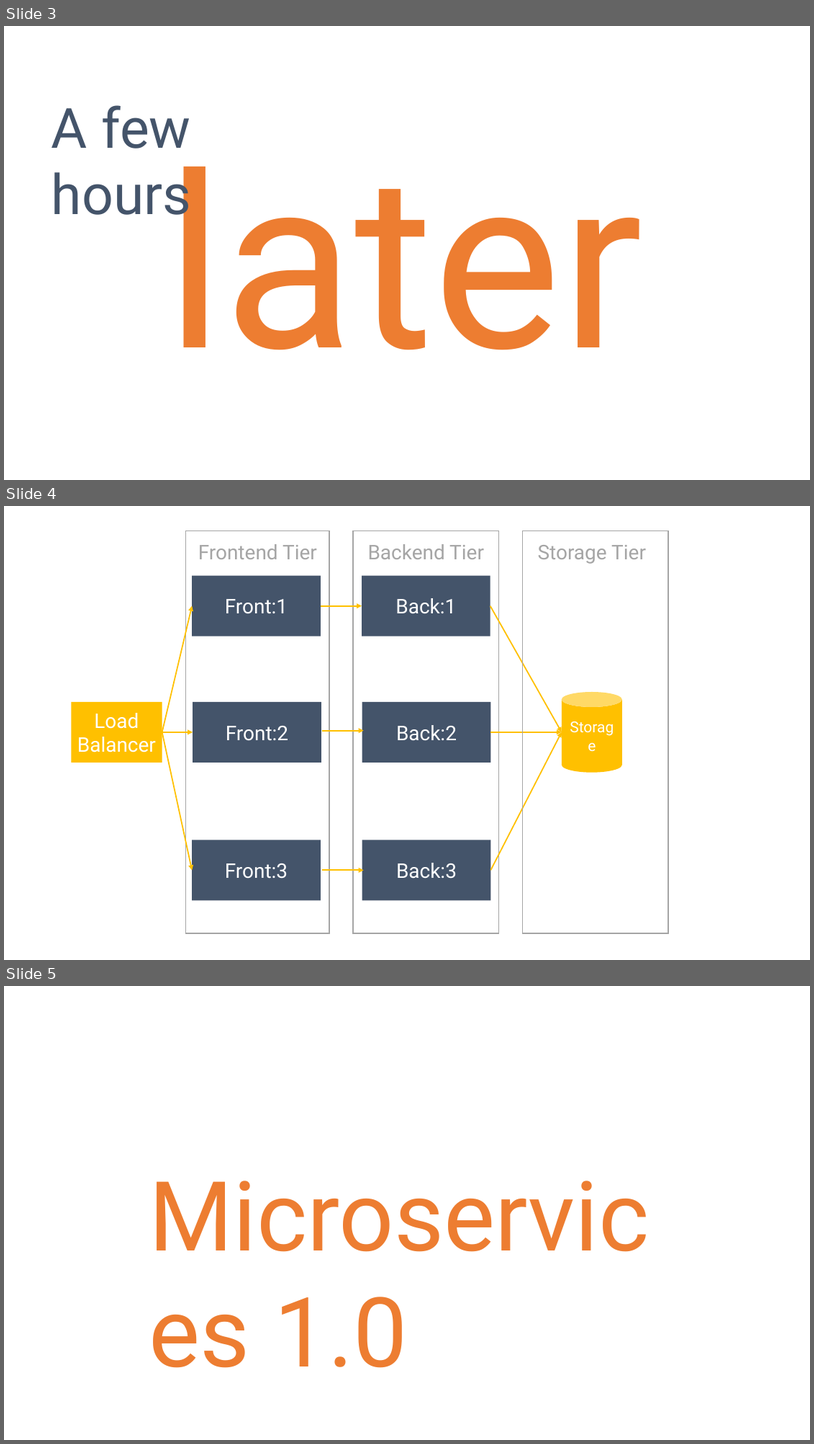
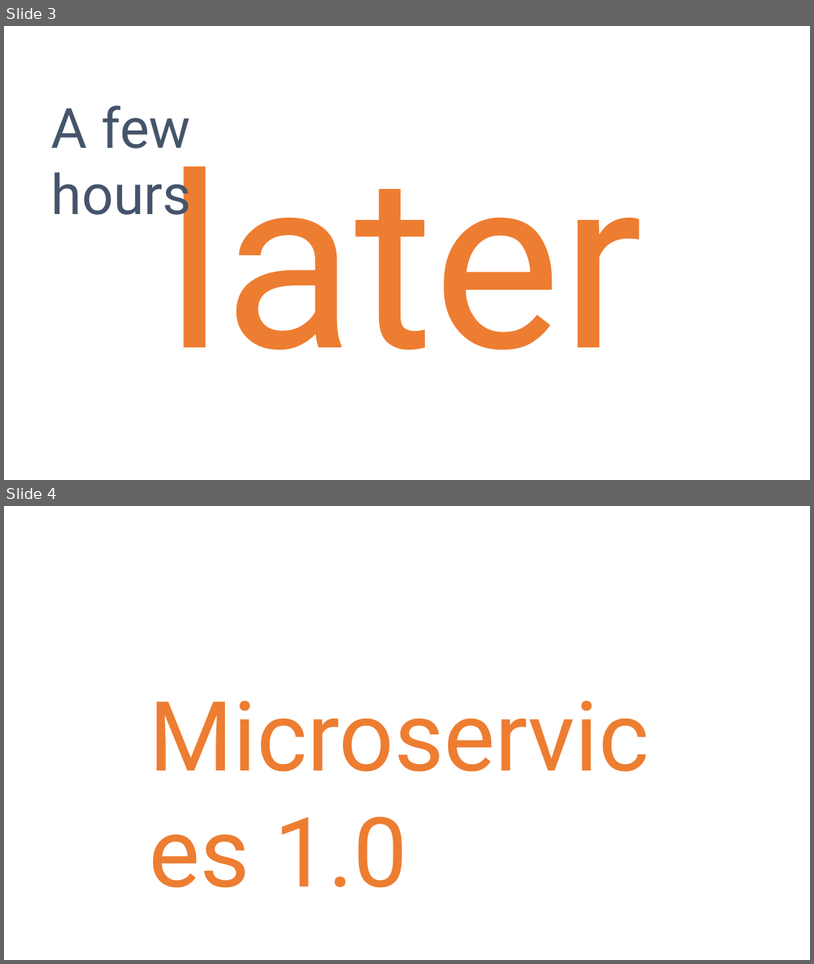
Before and after one commit to danielmarbach/service-fabric-webinar, a slide deck: Slides.pptx. Shown one above the other, each under a label of ours: slides 3, 4 and 5 before the commit, slides 3 and 4 after it. The pictures are 814x1444 and 814x964 pixels, drawn with LibreOffice and Linux fonts; fonts in the diff are those of the drawing. Boxes give left, top, right and bottom in pixels: in the first picture for what was removed or moved away, otherwise in the second. Text is boxed around its words. In the diff, an @@ line names an element or a change of style, - is before the commit and + after.

```diff
--- a/Slides.pptx
+++ b/Slides.pptx
@@ slide 4 removed at [4, 506, 810, 960], background #FFFFFF @@
@@ rectangle removed at [186, 530, 330, 933] @@
@@ text removed at [198, 544, 317, 559] @@
-Frontend Tier
@@ rectangle removed at [354, 530, 499, 933] @@
@@ text removed at [368, 544, 484, 559] @@
-Backend Tier
@@ rectangle removed at [523, 530, 669, 933] @@
@@ text removed at [538, 545, 646, 564] @@
-Storage Tier
@@ rectangle removed at [192, 576, 321, 636] @@
-Front:1
@@ rectangle removed at [362, 576, 491, 636] @@
-Back:1
@@ arrow removed from (162, 732) to (192, 606) @@
@@ arrow removed from (321, 606) to (362, 606) @@
@@ arrow removed from (491, 606) to (562, 732) @@
@@ cylinder removed at [562, 692, 622, 772] @@
-Storage
@@ rectangle removed at [71, 702, 162, 762] @@
-Load Balancer
@@ rectangle removed at [193, 702, 322, 762] @@
-Front:2
@@ rectangle removed at [363, 702, 491, 762] @@
-Back:2
@@ arrow removed from (162, 732) to (193, 732) @@
@@ arrow removed from (162, 732) to (192, 870) @@
@@ arrow removed from (323, 731) to (364, 731) @@
@@ arrow removed from (491, 732) to (562, 732) @@
@@ arrow removed from (491, 870) to (562, 732) @@
@@ rectangle removed at [192, 840, 321, 901] @@
-Front:3
@@ rectangle removed at [363, 840, 491, 901] @@
-Back:3
@@ arrow removed from (323, 870) to (364, 870) @@
@@ what was slide 5 is now slide 4 @@
```
Also in this commit, not shown: 1 slide changed, 1 other file.
